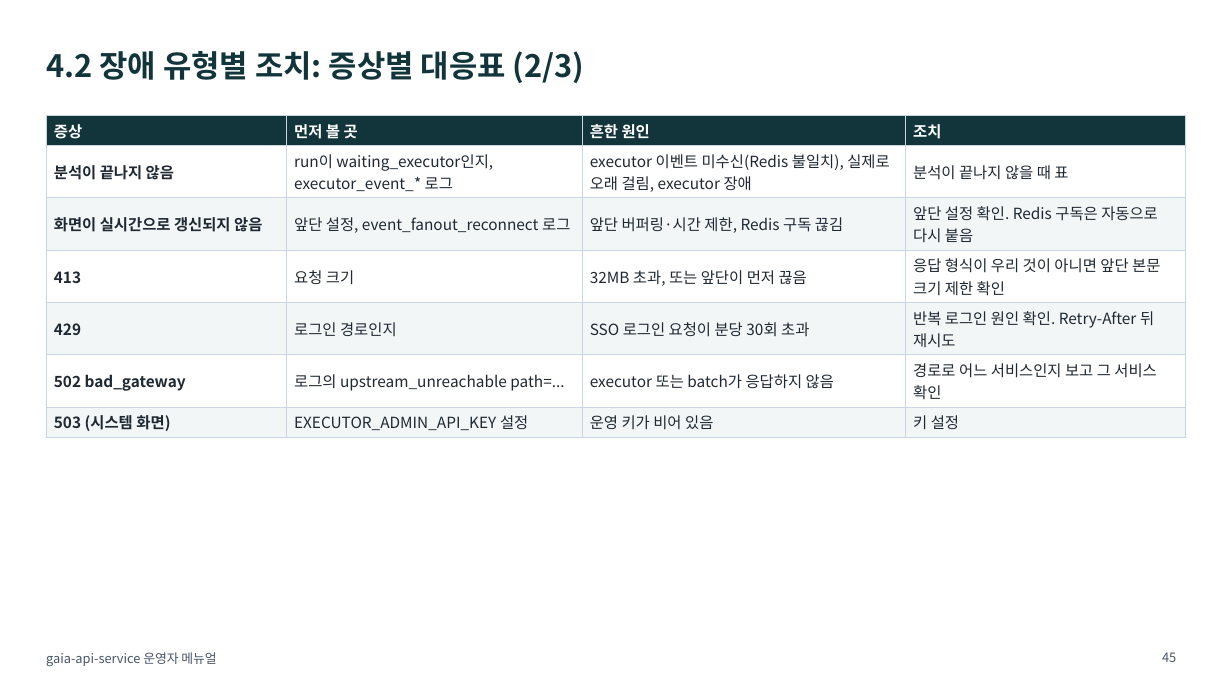
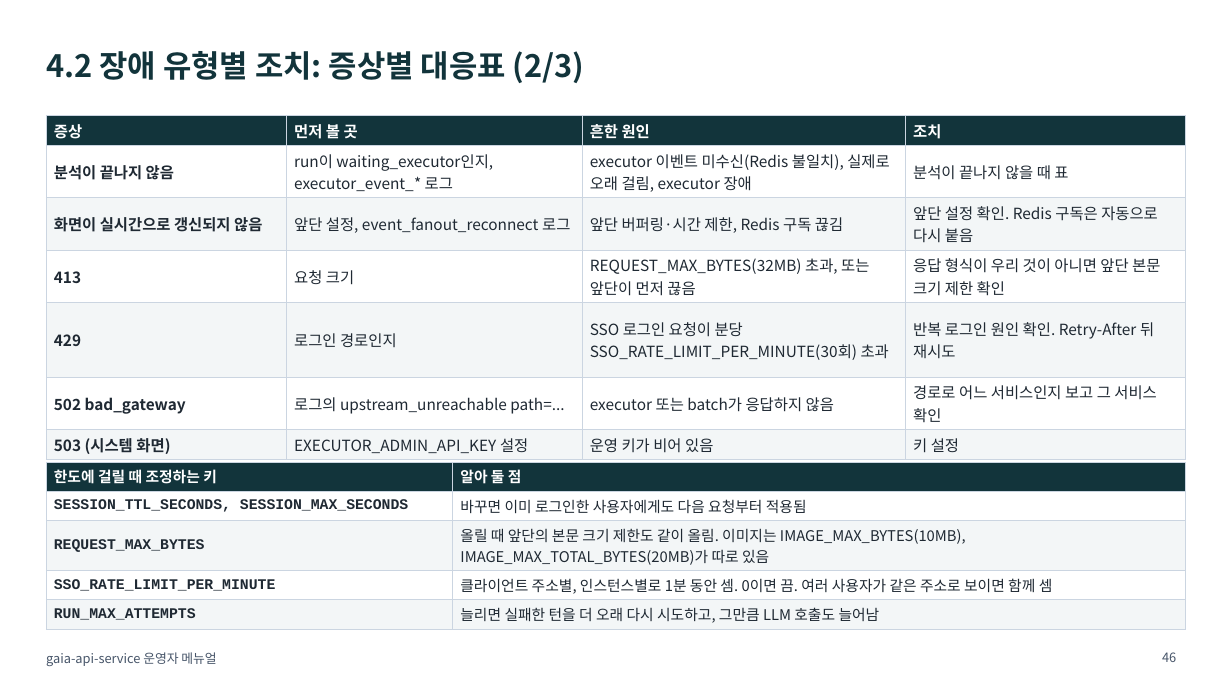
Before and after one commit to KimHwaJin/pr-agentic-service, a slide deck: slide 46 of docs/deliverables/08-operator-manual.pptx (slide 45 before the commit). Drawn at 1232x693 pixels with LibreOffice and Linux fonts; fonts in the diff are those of the drawing. Boxes give left, top, right and bottom in pixels: in the first picture for what was removed or moved away, otherwise in the second. Text is boxed around its words. In the diff, an @@ line names an element or a change of style, - is before the commit and + after.

```diff
--- a/docs/deliverables/08-operator-manual.pptx
+++ b/docs/deliverables/08-operator-manual.pptx
@@ table at [46,116,1186,458] @@
-row 4, column 3: 32MB 초과, 또는 앞단이 먼저 끊음
+row 4, column 3: REQUEST_MAX_BYTES(32MB) 초과, 또는 앞단이 먼저 끊음
-row 5, column 3: SSO 로그인 요청이 분당 30회 초과
+row 5, column 3: SSO 로그인 요청이 분당 SSO_RATE_LIMIT_PER_MINUTE(30회) 초과
@@ table added at [46,462,1186,627], 5 rows, 2 columns @@
+한도에 걸릴 때 조정하는 키 | 알아 둘 점
+SESSION_TTL_SECONDS, SESSION_MAX_SECONDS | 바꾸면 이미 로그인한 사용자에게도 다음 요청부터 적용됨
+REQUEST_MAX_BYTES | 올릴 때 앞단의 본문 크기 제한도 같이 올림. 이미지는 IMAGE_MAX_BYTES(10MB), IMAGE_MAX_TOTAL_BYTES(20MB)가 따로 있음
+SSO_RATE_LIMIT_PER_MINUTE | 클라이언트 주소별, 인스턴스별로 1분 동안 셈. 0이면 끔. 여러 사용자가 같은 주소로 보이면 함께 셈
+RUN_MAX_ATTEMPTS | 늘리면 실패한 턴을 더 오래 다시 시도하고, 그만큼 LLM 호출도 늘어남
@@ page number at [1162,652,1176,662]: text changed @@
-45
+46
```
Also in this commit, not shown: 19 other slides changed, 1 slide added, 5 other files.
